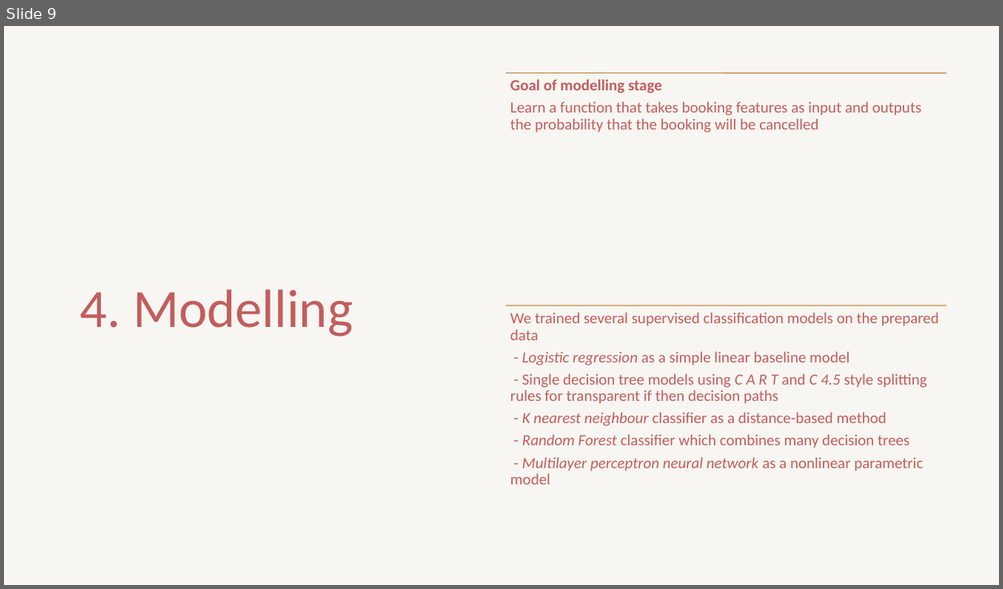
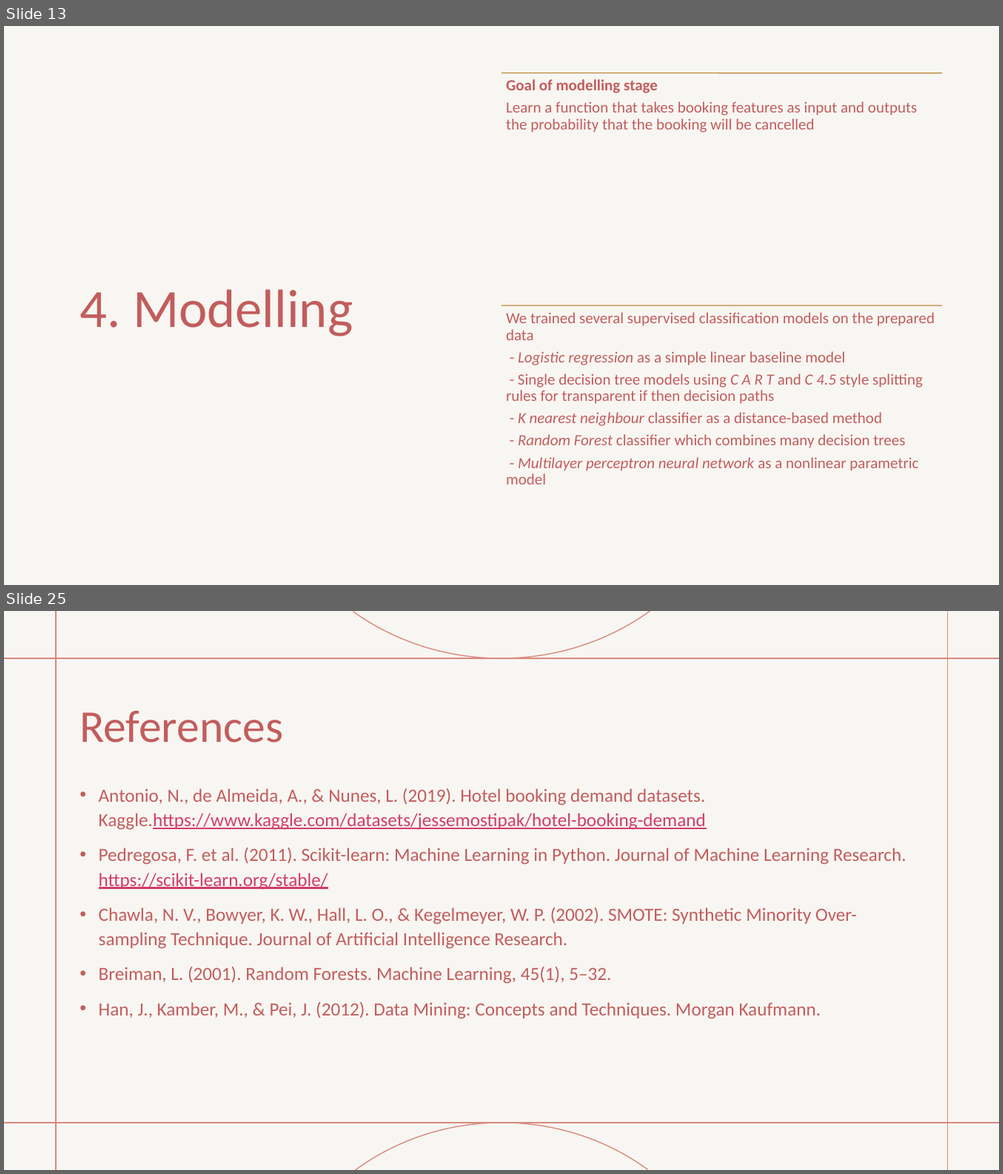
Before and after one commit to akvanaparthy/DAML-Project-Group-3, a slide deck: DAML Group 3 Final.pptx. Shown one above the other, each under a label of ours: slide 9 before the commit, slides 13 and 25 after it; the slides between them are not shown. The pictures are 1003x589 and 1003x1174 pixels, drawn with LibreOffice and Linux fonts; fonts in the diff are those of the drawing. Boxes give left, top, right and bottom in pixels: in the first picture for what was removed or moved away, otherwise in the second. Text is boxed around its words. In the diff, an @@ line names an element or a change of style, - is before the commit and + after.

```diff
--- a/DAML Group 3 Final.pptx
+++ b/DAML Group 3 Final.pptx
@@ slide 25 added at (4,611,999,1170), background #FFFFFF; not listed: 6 template elements that a slide beside it also shows @@
@@ rectangle added at (4,611,999,1170), fill #F8F6F2 @@
@@ title added at (79,711,283,743), 44 pt, text #C25D5D @@
+References
@@ text added at (99,789,906,1019), 18 pt, text #C25D5D @@
+• Antonio, N., de Almeida, A., & Nunes, L. (2019). Hotel booking demand datasets. Kaggle.https://www.kaggle.com/datasets/jessemostipak/hotel-booking-demand
+• Pedregosa, F. et al. (2011). Scikit-learn: Machine Learning in Python. Journal of Machine Learning Research. https://scikit-learn.org/stable/
+• Chawla, N. V., Bowyer, K. W., Hall, L. O., & Kegelmeyer, W. P. (2002). SMOTE: Synthetic Minority Over-sampling Technique. Journal of Artificial Intelligence Research.
+• Breiman, L. (2001). Random Forests. Machine Learning, 45(1), 5–32.
+• Han, J., Kamber, M., & Pei, J. (2012). Data Mining: Concepts and Techniques. Morgan Kaufmann.
@@ what was slide 9 is now slide 13 @@
@@ slide 13 changed as well @@
@@ 2 texts, 2 lines: place and size @@
-2 texts, 2 lines at (506,73,946,485)
+2 texts, 2 lines at (501,73,942,485)
```
Also in this commit, not shown: 8 other slides changed, 11 other slides added, 2 slides removed, 4 other files.
